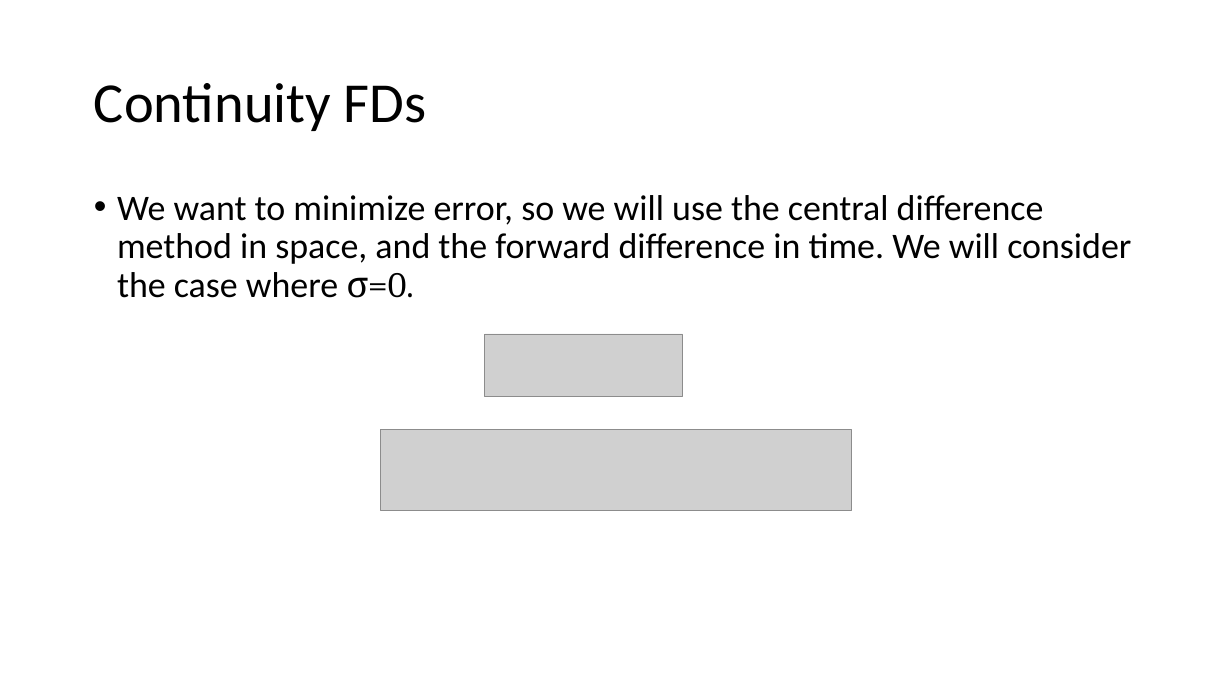
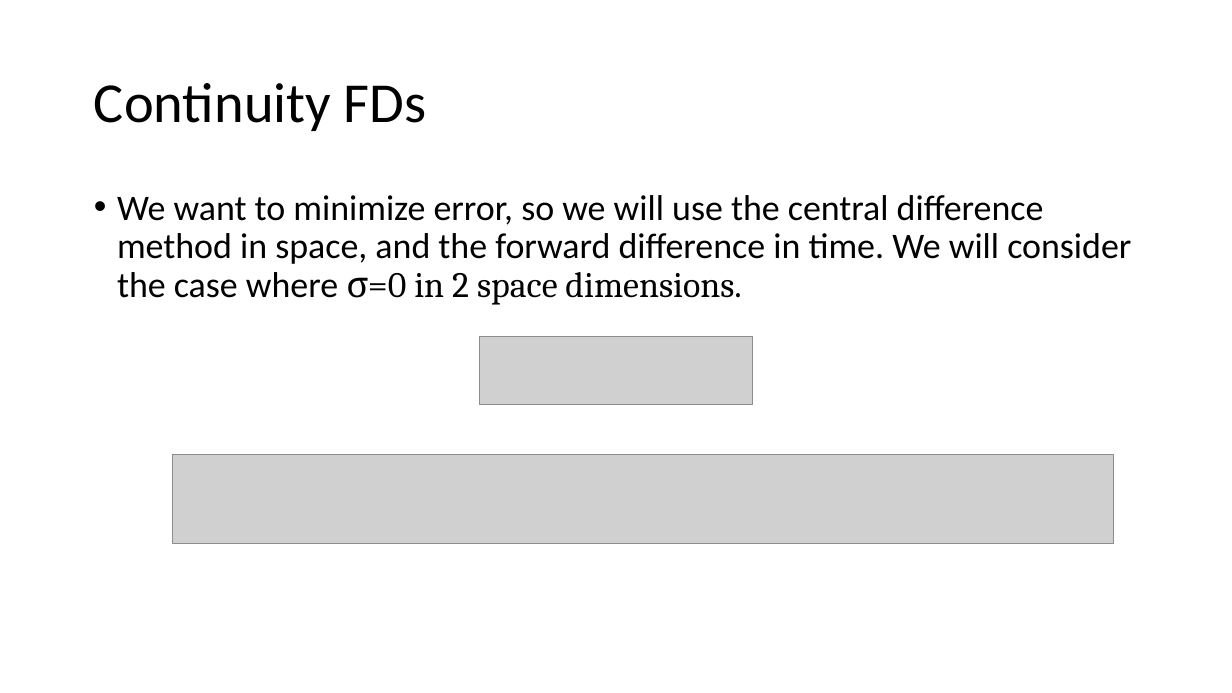
Before and after one commit to Tsintsuntsini/PHYS_581, a slide deck: slide 4 of Presentation3/Staggered Grids.pptx. Drawn at 1232x693 pixels with LibreOffice and Linux fonts; fonts in the diff are those of the drawing; grey boxes stand for pictures. Boxes give left, top, right and bottom in pixels: in the first picture for what was removed or moved away, otherwise in the second. Text is boxed around its words. In the diff, an @@ line names an element or a change of style, - is before the commit and + after.

```diff
--- a/Presentation3/Staggered Grids.pptx
+++ b/Presentation3/Staggered Grids.pptx
@@ text at <box>117,195,1131,305</box>: text changed @@
-• We want to minimize error, so we will use the central difference method in space, and the forward difference in time. We will consider the case where σ=0.
+• We want to minimize error, so we will use the central difference method in space, and the forward difference in time. We will consider the case where σ=0 in 2 space dimensions.
@@ picture: place and size @@
-picture at <box>485,334,683,396</box>
+picture at <box>480,336,752,405</box>
@@ picture removed at <box>381,429,852,510</box> @@
@@ picture added at <box>173,454,1114,543</box> @@
```
Also in this commit, not shown: 6 other slides changed, 8 slides added, 3 slides removed, 6 other files.
